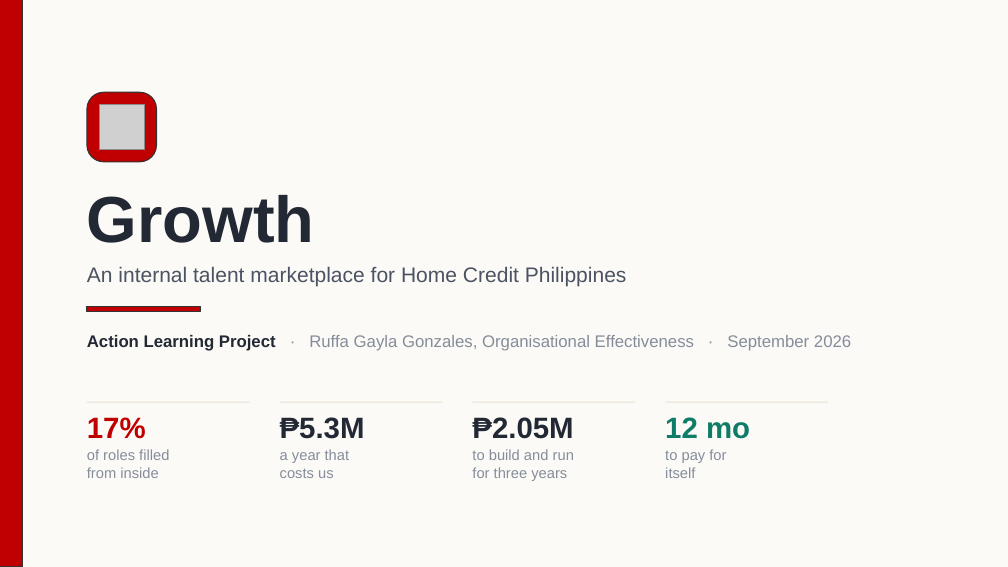
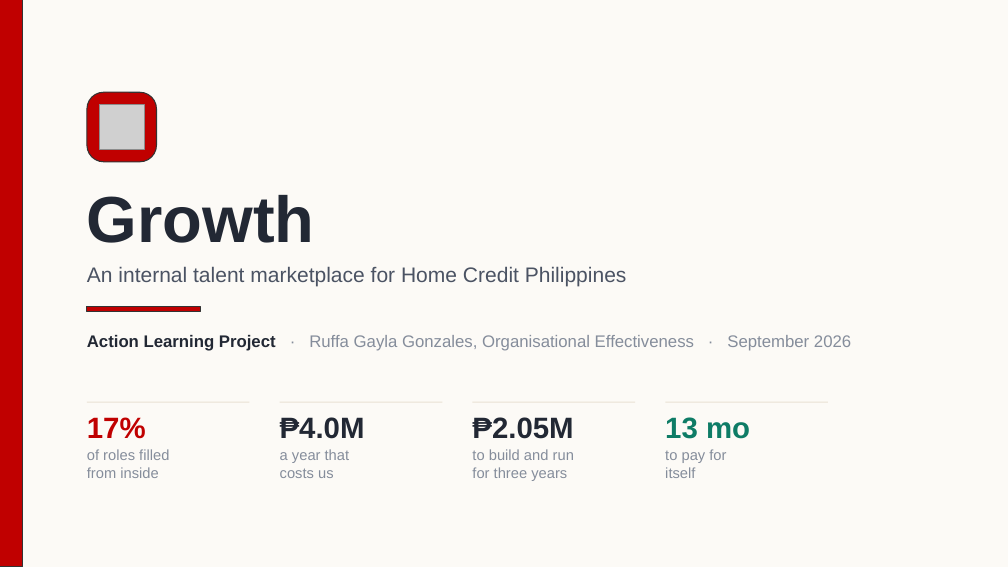
Before and after one commit to Ruffa06/Talent-Marketplace, a slide deck: slide 1 of docs/Growth_Executive_ALP.pptx. Drawn at 1008x567 pixels with LibreOffice and Linux fonts; fonts in the diff are those of the drawing; grey boxes stand for pictures. Boxes give left, top, right and bottom in pixels: in the first picture for what was removed or moved away, otherwise in the second. Text is boxed around its words. In the diff, an @@ line names an element or a change of style, - is before the commit and + after.

```diff
--- a/docs/Growth_Executive_ALP.pptx
+++ b/docs/Growth_Executive_ALP.pptx
@@ text at (280,417,365,439): text changed @@
-₱5.3M
+₱4.0M
@@ text at (665,417,750,439): text changed @@
-12 mo
+13 mo
```
Also in this commit, not shown: 10 other slides changed, 1 slide removed, 1 other file.
